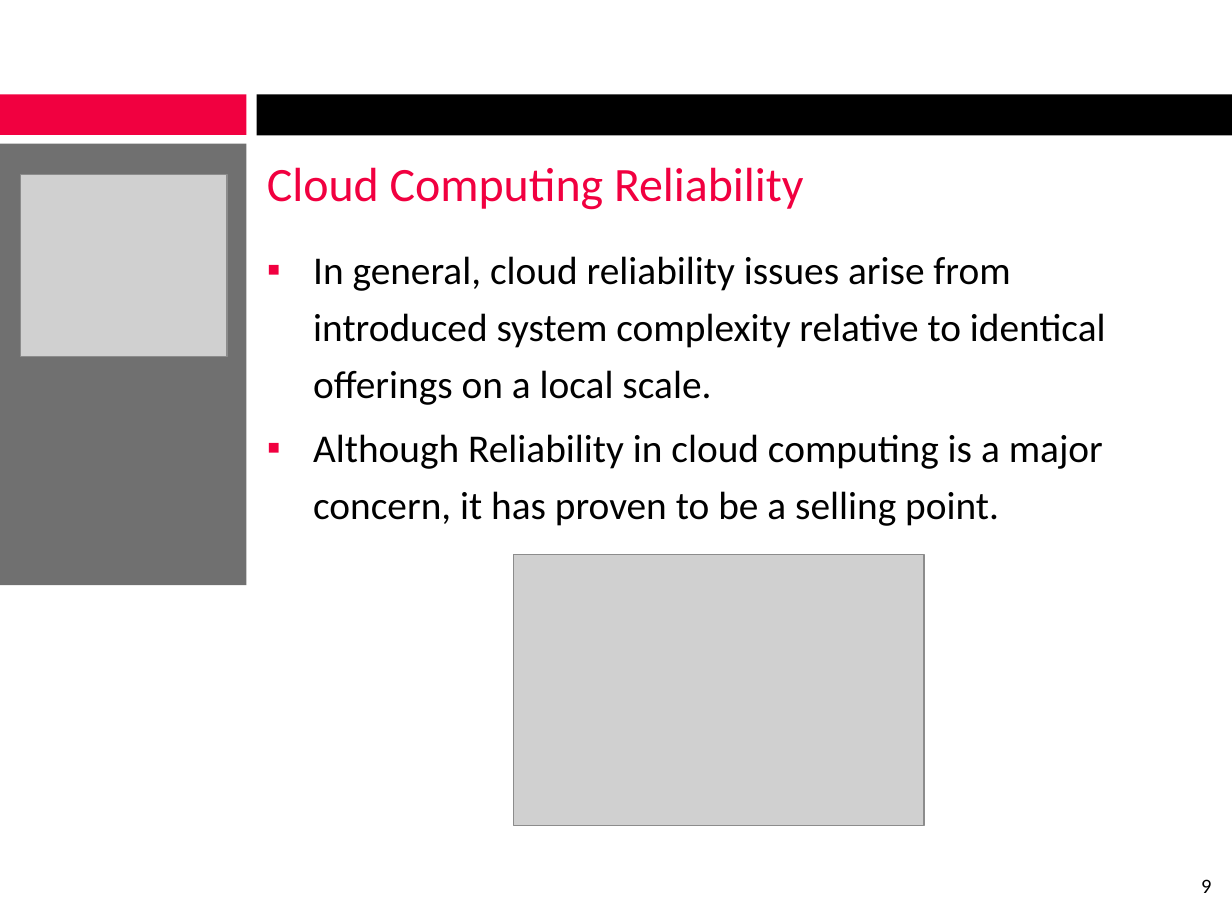
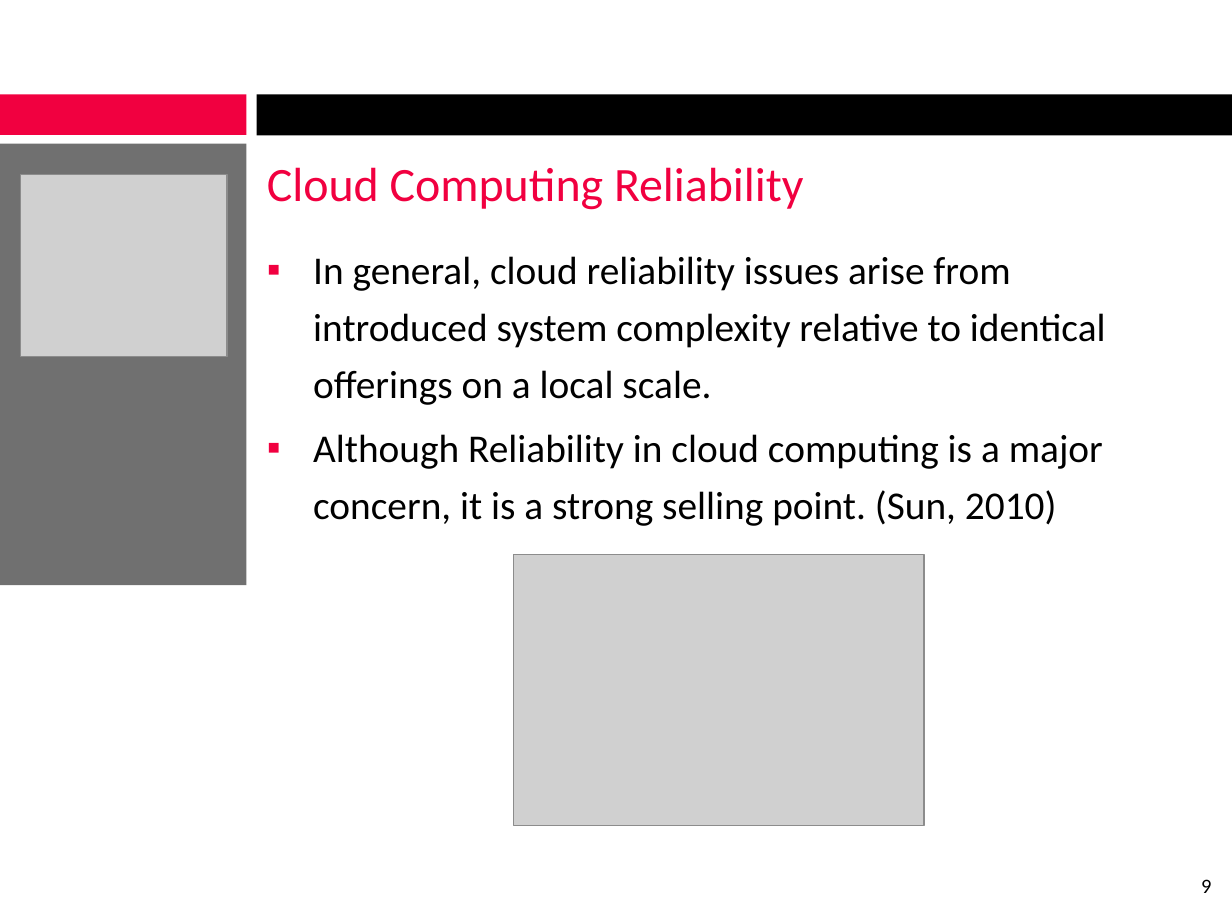
Before and after one commit to alexcraig/Sysc4806-Alarm-System, a slide deck: slide 9 of presentation_slides/Slides_MichailG.pptx. Drawn at 1232x924 pixels with LibreOffice and Linux fonts; fonts in the diff are those of the drawing; grey boxes stand for pictures; background and template pictures are left out. Boxes give left, top, right and bottom in pixels: in the first picture for what was removed or moved away, otherwise in the second. Text is boxed around its words. In the diff, an @@ line names an element or a change of style, - is before the commit and + after.

```diff
--- a/presentation_slides/Slides_MichailG.pptx
+++ b/presentation_slides/Slides_MichailG.pptx
@@ text at (313, 434, 1103, 526): text changed @@
-▪ Although Reliability in cloud computing is a major concern, it has proven to be a selling point.
+▪ Although Reliability in cloud computing is a major concern, it is a strong selling point. (Sun, 2010)
```
Also in this commit, not shown: 2 other slides changed, 2 slides added.
